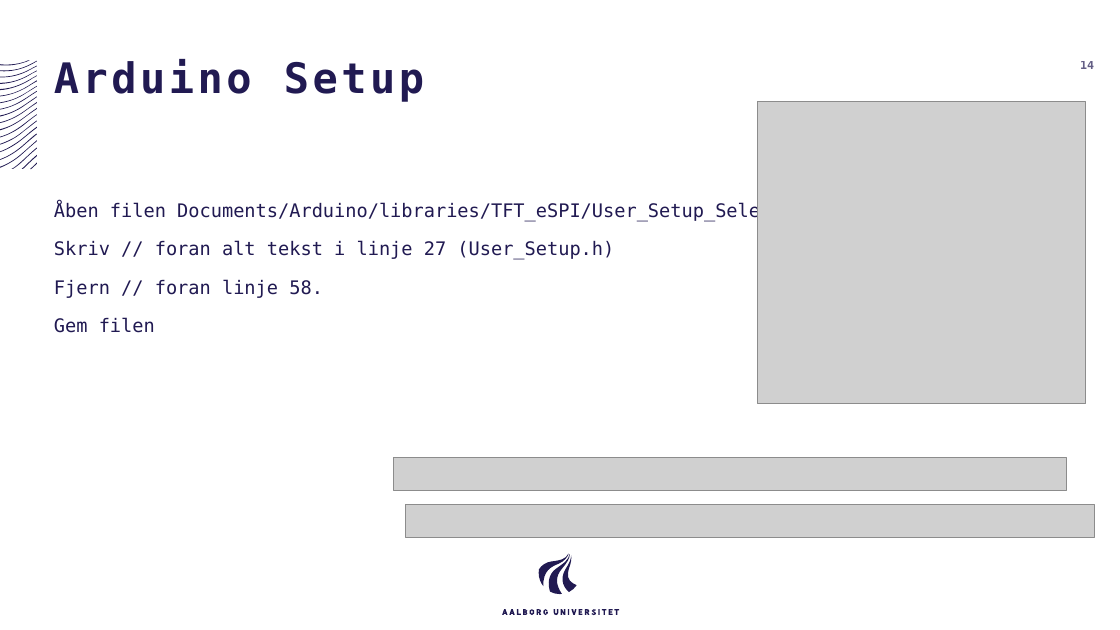
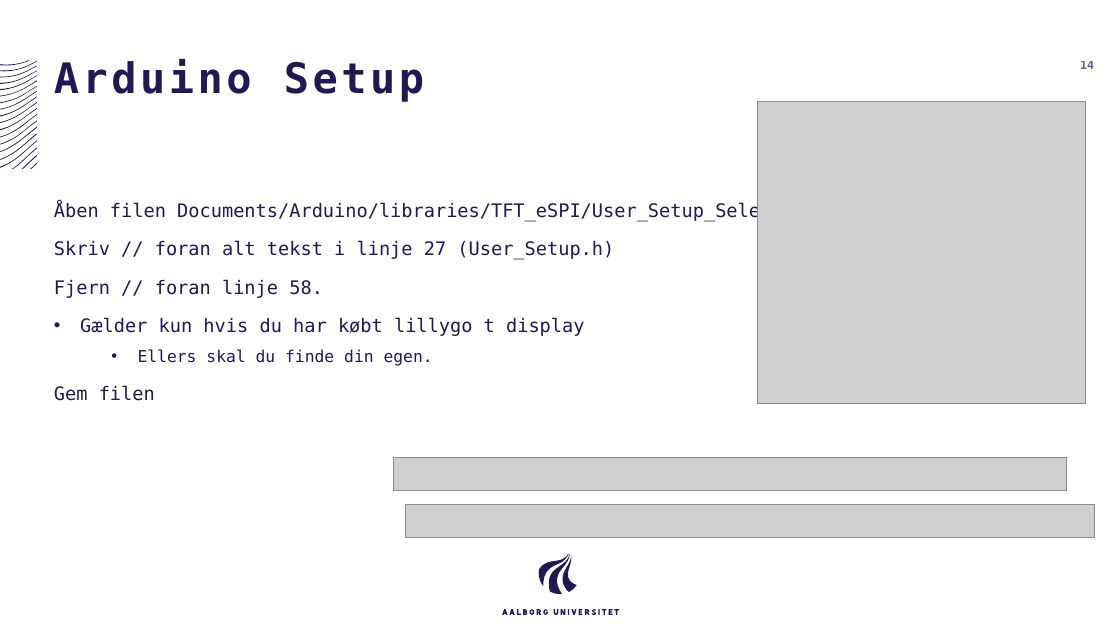
Before and after one commit to AAU-ST1-Programming/setup, a slide deck: slide 14 of Setup MacOS.pptx. Drawn at 1120x630 pixels with LibreOffice and Linux fonts; fonts in the diff are those of the drawing; grey boxes stand for pictures. Boxes give left, top, right and bottom in pixels: in the first picture for what was removed or moved away, otherwise in the second. Text is boxed around its words. In the diff, an @@ line names an element or a change of style, - is before the commit and + after.

```diff
--- a/Setup MacOS.pptx
+++ b/Setup MacOS.pptx
@@ text at <box>80,317,584,366</box>: paragraphs added @@
+• Gælder kun hvis du har købt lillygo t display
+  • Ellers skal du finde din egen.
```
Also in this commit, not shown: 6 other slides changed, 1 slide added, 1 slide removed.
